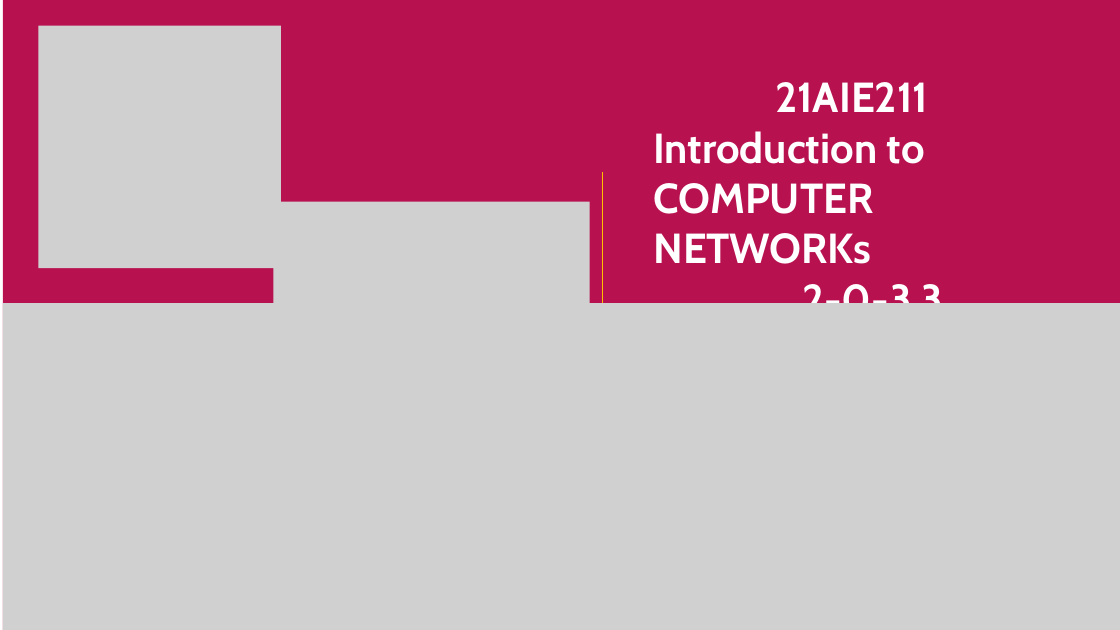
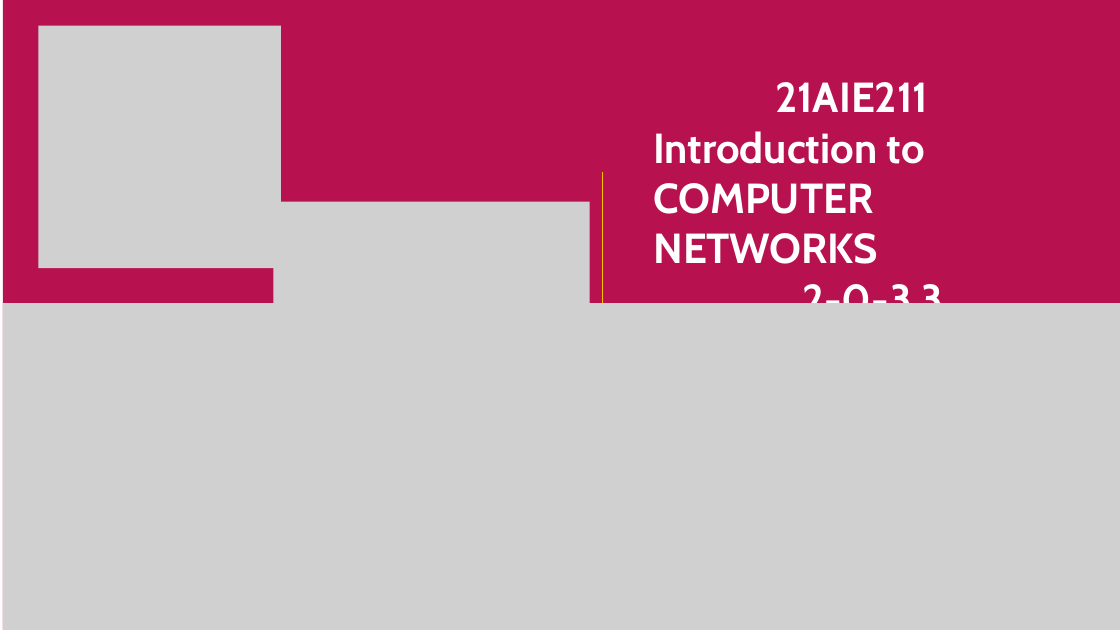
Before and after one commit to Giriiri-g/semester-3, a slide deck: slide 1 of ICN materials 204/Lecture6_Application Layer_Basics_HTTP.pptx. Drawn at 1120x630 pixels with LibreOffice and Linux fonts; fonts in the diff are those of the drawing; grey boxes stand for pictures. Boxes give left, top, right and bottom in pixels: in the first picture for what was removed or moved away, otherwise in the second. Text is boxed around its words. In the diff, an @@ line names an element or a change of style, - is before the commit and + after.

```diff
--- a/ICN materials 204/Lecture6_Application Layer_Basics_HTTP.pptx
+++ b/ICN materials 204/Lecture6_Application Layer_Basics_HTTP.pptx
@@ title at (x1=654, y1=82, x2=928, y2=264): text changed @@
-21AIE211 Introduction to COMPUTER NETWORKs
+21AIE211 Introduction to COMPUTER NETWORKS
```
Also in this commit, not shown: 3 other slides changed, 1 slide removed, 8 other files.
